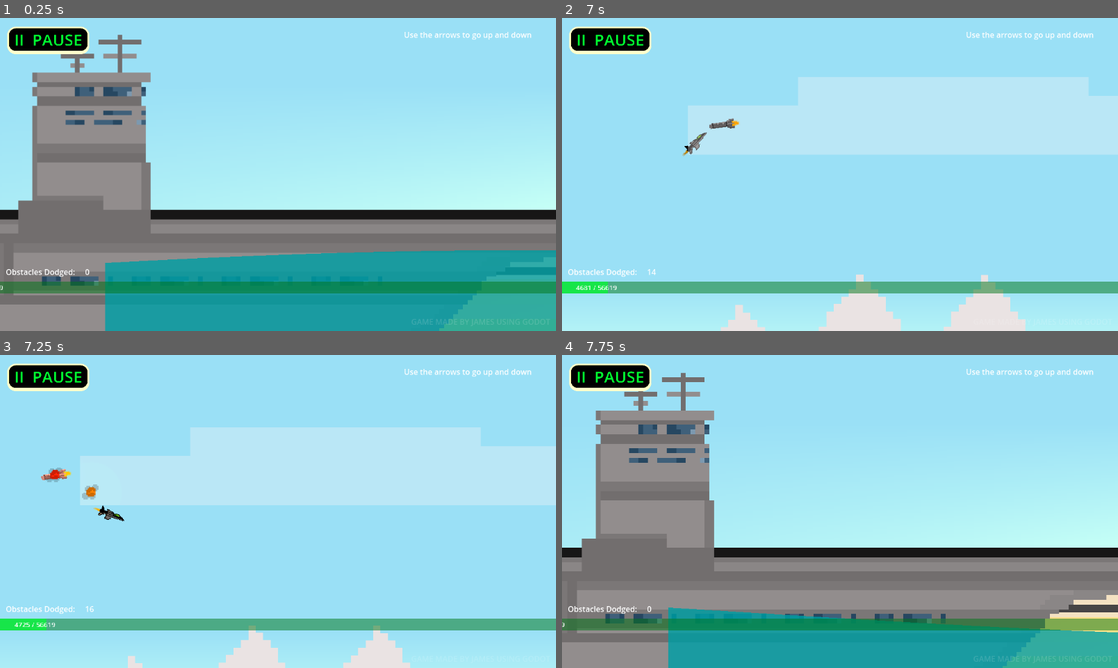
Above: before the commit, frames 1-4 (two rows, left to right).
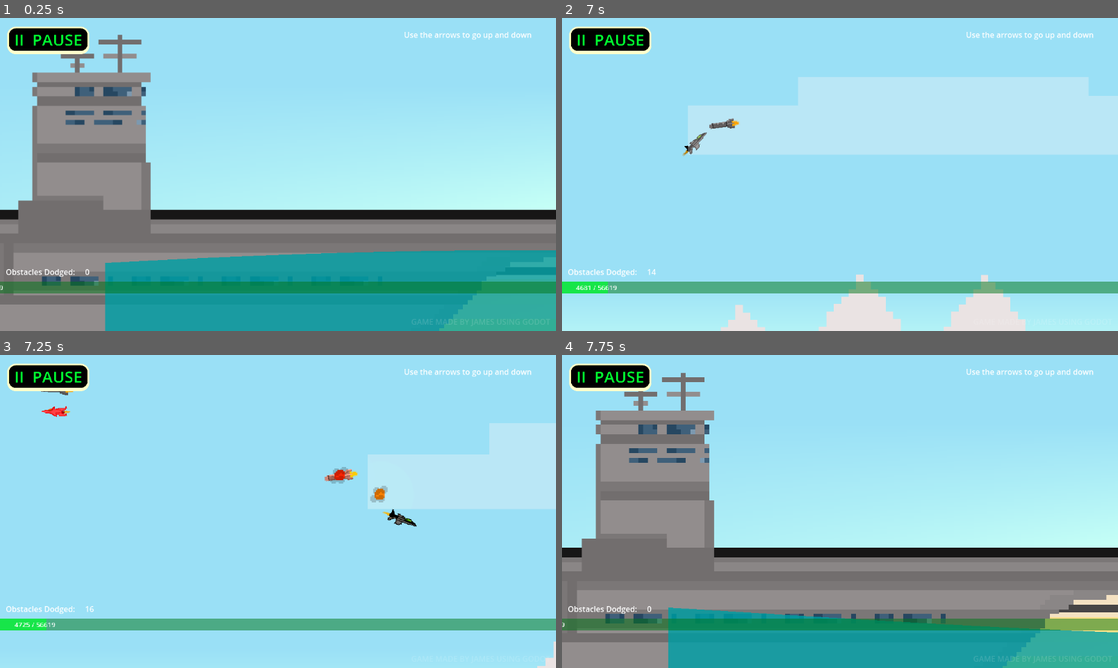
Above: after the commit, the same moments.

Repository: star6fish/DigitalTechInternalInternal
Game: Godot game, scene res://scenes/TestingScene.tscn
The game is run twice, just before and just after one commit, with the same random seed, the same clock (stepped at 60 frames per second) and the same inputs. The project has no main scene, so this scene is started directly.
Inputs:
- Up to frame 1 (0.25 s): no input
- Up to frame 2 (7 s): hold Right (ui_right) 0.53-1.28 s; hold Down (ui_down) 1.28-2.03 s; hold Right (ui_right) 2.03-2.78 s; tap Enter at 2.75 s; hold Up (ui_up) 2.78-3.53 s; hold Left (ui_left) 3.53-5.03 s; hold Down (ui_down) 5.03-5.78 s; hold Right (ui_right) 5.78-6.53 s; hold Up (ui_up) from 6.53 s (still down)
- Up to frame 3 (7.25 s): keep holding Up (ui_up)
- Up to frame 4 (7.75 s): release Up (ui_up) at 7.28 s; hold Right (ui_right) from 7.28 s (still down)

Frames 1-2 are identical in both runs. In frame 3, 17% of the frame differs, in the area x 7-100%, y 11-100%; in frame 4, nothing differs.

Commit message:
24/09/2024

Diff:
--- a/scripts/Player.gd
+++ b/scripts/Player.gd
@@ -9,6 +9,7 @@
 var Crashing = false
 
 var Explosion = false
+var ShakeStrength = 0.0
 
 # Get the gravity from the project settings to be synced with RigidBody nodes.
 var gravity = ProjectSettings.get_setting("physics/2d/default_gravity")
@@ -100,6 +101,14 @@
 
 	position.y = clamp(position.y, -910, 200)
 
+	if Crashing == true:
+
+		ShakeStrength = lerp(ShakeStrength, 20.0, 5 * delta)
+
+		var ShakeVector = Vector2((400 * (1 - (20/ShakeStrength))) + RandomNumberGenerator.new().randf_range(-ShakeStrength, ShakeStrength), RandomNumberGenerator.new().randf_range(-ShakeStrength, ShakeStrength))
+		get_parent().get_child(8).offset = ShakeVector
+		get_parent().get_child(8).zoom = lerp(get_parent().get_child(8).zoom, Vector2(1.5, 1.5), delta)
+
 	#if Crashing == true:
 		#Explosion.position.x = position.x
 		#Explosion.position.y = position.y
--- a/scripts/TestingScene.gd
+++ b/scripts/TestingScene.gd
@@ -12,6 +12,7 @@
 
 var obstacleCoolDown = false
 var obstacles = {}
+var ShakeStrength = 0
 
 func _pause():
 	get_tree().paused = true
